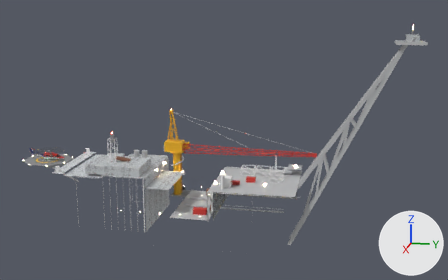
The glTF model web/public/control/cctv.glb as it was, and as the next commit left it.
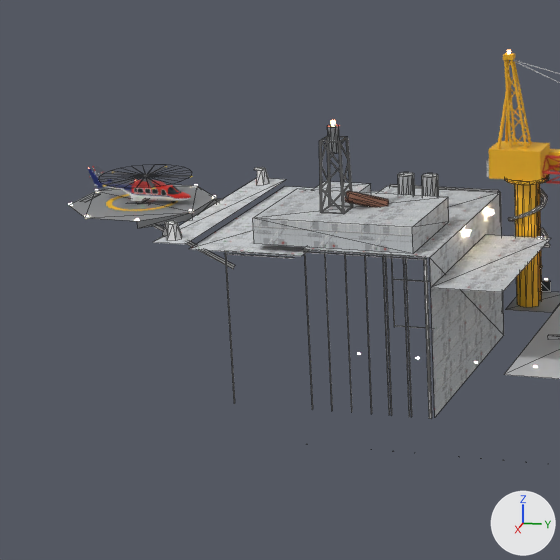
Each version appears first whole from a 50 mm camera at (278.2, 109.8, 84.8) aimed at (11.2, 56.4, 18.0), and next in a close-up on the part from 0% to 42% of the width and 33% to 100% of the height. Every picture has the same lights, and +X, +Y and +Z are marked at lower right. The last two pictures show the newer version. The close-ups show mesh edges as thin lines. Where no turn or scale is listed for an object, it has been applied to the vertices. Vertices at exactly the same position are counted once.

The older version as bpy lines, for what is in view:
```python
ob_platform_platglass = bpy.data.objects.new('Platform_PlatGlass', me_platform_platglass)
ob_platform_platglass.location = (0.0, 0.0, 0.0)
ob_platform_plathelideck = bpy.data.objects.new('Platform_PlatHelideck', me_platform_plathelideck)
ob_platform_plathelideck.location = (0.0, 0.0, 0.0)
ob_platform_platorange = bpy.data.objects.new('Platform_PlatOrange', me_platform_platorange)
ob_platform_platorange.location = (0.0, 0.0, 0.0)
ob_platform_platquarters = bpy.data.objects.new('Platform_PlatQuarters', me_platform_platquarters)
ob_platform_platquarters.location = (0.0, 0.0, 0.0)
ob_platform_platsteel = bpy.data.objects.new('Platform_PlatSteel', me_platform_platsteel)
ob_platform_platsteel.location = (0.0, 0.0, 0.0)
ob_platform_platwhite = bpy.data.objects.new('Platform_PlatWhite', me_platform_platwhite)
ob_platform_platwhite.location = (0.0, 0.0, 0.0)
# me_platform_platquarters
# before: 4 (-6.1, -12.6, 4.3) at pixel (286, 179), 5 (32.4, -12.6, 4.3) at pixel (185, 244), 6 (-6.1, -17.9, 4.3) at pixel (256, 177), 7 (32.4, -17.9, 4.3) at pixel (152, 242)
# also in view: 'CraneSlew' at (-0.6, 61.5, 18.6); 'Platform_PlatModule' at (12.0, 66.9, 22.3); 'HeliMainDisc' at (13.1, -28.3, 9.1); 'HeliBody' at (13.1, -29.6, 7.6); 'Platform_PlatDark' at (8.9, 48.0, 27.8)
```
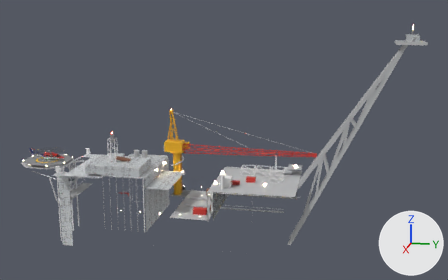
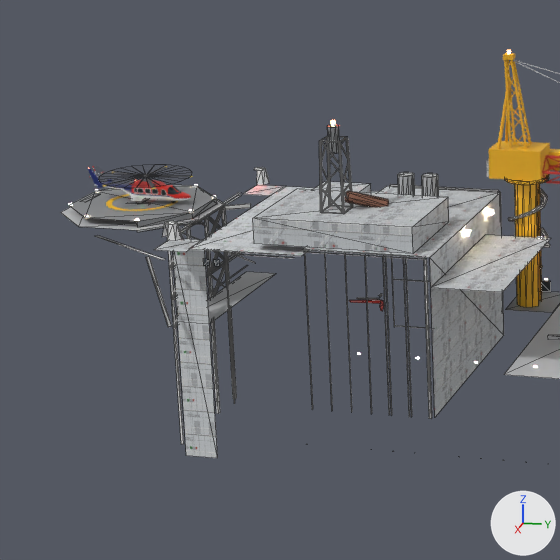
Boxes [x1, y1, x2, y2] around the edits, measured in the close-ups (560 x 560 px; the box of a moved part takes in the faces that stretch with it):
'Platform_PlatQuarters', reshaped (247% taller)
    before: [154, 178, 379, 256]
    after: [154, 185, 379, 458]
'Platform_PlatWhite', reshaped (7% wider, 9% taller)
    before: [126, 136, 550, 419]
    after: [95, 136, 550, 444]
'Platform_PlatSteel', reshaped
    before: [216, 172, 560, 463]
    after: [61, 172, 560, 463]
'Platform_PlatGlass', reshaped
    before: [542, 280, 551, 292]
    after: [203, 258, 551, 292]
'Platform_PlatOrange', reshaped (not visible before)
    after: [349, 300, 384, 311]
part 1 of me_platform_platglass, added
    after: [203, 258, 220, 267]
part 3 of me_platform_platquarters, built on
    before: [154, 178, 286, 244]
    after: [154, 185, 285, 458]
part 4 of me_platform_platsteel, added
    after: [61, 199, 275, 324]
part 5 of me_platform_platwhite, moved or reshaped
    before: [153, 225, 235, 269]
    after: [199, 221, 205, 226]
part 6 of me_platform_platwhite, added
    after: [95, 193, 379, 444]

Patch to the scene script:
```diff
--- a/web/public/control/cctv.glb.py
+++ b/web/public/control/cctv.glb.py
@@ me_platform_platglass @@
 # verts and faces of me_platform_platglass; kept vertices keep their numbers, new ones are numbered from 4
-me_platform_platglass.from_pydata(...)  # 4 vertices, 2 faces; spans x -6.0, y 31.4..33.4, z -12.7..-10.7
+me_platform_platglass.from_pydata(...)  # 12 vertices, 6 faces; spans x -6.0..31.7, y -10.2..33.4, z -12.7..2.07
+# me_platform_platglass part 1
+verts[4] = (31.7, -8.6, 0.87)  # pixel (213, 266)
+verts[5] = (31.7, -8.6, 2.07)  # pixel (213, 258)
+verts[6] = (31.7, -10.2, 0.87)  # pixel (203, 265)
+verts[7] = (31.7, -10.2, 2.07)  # pixel (203, 258)
+for new, old in zip([*range(8, 12)], [*range(4, 8)]): verts[new] = verts[old] + (0.0, 1.0, 0.0)
+faces += [(4, 9, 5), (4, 8, 9), (6, 11, 7), (6, 10, 11)]
 me_platform_platglass.materials.append(mat_platglass)
@@ me_platform_platorange @@
-me_platform_platorange.from_pydata(...)  # 23 vertices, 20 faces; spans x 13.8..26.3, y 45.4..71.4, z -12.7..2.4
+me_platform_platorange.from_pydata(...)  # 34 vertices, 30 faces; spans x -10.3..26.3, y -3.6..71.4, z -19.2..2.4
+# me_platform_platorange part 2
+# 11 vertices are added at x -10.3..-8.3, y -3.6..2.4, z -19.2..-17.2
+# 10 new faces join them
 me_platform_platorange.materials.append(mat_platorange)
@@ me_platform_platquarters @@
 # verts and faces of me_platform_platquarters; kept vertices keep their numbers, new ones are numbered from 8
-me_platform_platquarters.from_pydata(...)  # 8 vertices, 4 faces; spans x -6.1..32.4, y -17.9..5.4, z 3.3..4.3
+me_platform_platquarters.from_pydata(...)  # 14 vertices, 8 faces; spans x -6.1..32.4, y -17.9..5.4, z -32.7..3.3
+# me_platform_platquarters part 3
+delete_vertices([5, 7])  # with the faces that use them
+verts[4] = (-6.1, -12.6, 3.1)  # moved, pixel (286, 186)
+verts[6] = (-6.1, -17.9, 3.1)  # moved, pixel (257, 184)
+verts[8] = (0.1, -17.9, 3.1)  # pixel (242, 194)
+verts[9] = (26.1, -17.9, -32.7)  # pixel (186, 455)
+verts[10] = (26.1, -17.9, 3.1)
+verts[11] = (32.4, -17.9, 3.1)  # pixel (153, 250)
+for new, old in zip([*range(12, 16)], [*range(8, 12)]): verts[new] = verts[old] + (0.0, 5.3, 0.0)
+faces += [(4, 6, 8), (4, 8, 12), (9, 10, 13), (10, 14, 13), (10, 11, 14), (11, 15, 14)]
 me_platform_platquarters.materials.append(mat_platquarters)
@@ me_platform_platsteel @@
-me_platform_platsteel.from_pydata(...)  # 336 vertices, 236 faces; spans x -6.0..35.0, y -34.0..140.0, z -28.0..63.0
+me_platform_platsteel.from_pydata(...)  # 347 vertices, 248 faces; spans x -6.0..35.0, y -41.0..140.0, z -28.0..63.0
+# me_platform_platsteel part 4: 11 vertices added at x 0.0..26.0, y -41.0..-13.0, z -10.0..4.0
 me_platform_platsteel.materials.append(mat_platsteel)
@@ me_platform_platwhite @@
-me_platform_platwhite.from_pydata(...)  # 1186 vertices, 912 faces; spans x -8.1..32.8, y -39.1..90.4, z -28.2..19.4
+me_platform_platwhite.from_pydata(...)  # 1386 vertices, 1022 faces; spans x -9.8..32.8, y -34.4..90.4, z -30.7..19.4
+# me_platform_platwhite part 5: the loose piece of 6 vertices spanning x 4.7..7.9, y -39.1..-17.7, z -8.6..3.6 is multiplied about its middle by the matrix ((0.186, 0.205, -0.099), (-0.227, 0.158, -0.099), (-0.016, 0.139, 0.259)), then moved by (0.8, 5.3, 2.8)
+# me_platform_platwhite part 6: 194 vertices added at x -9.8..29.5, y -34.4..1.8, z -30.7..3.9
+# other edits to the shape of me_platform_platwhite do not show in these pictures
 me_platform_platwhite.materials.append(mat_platwhite)
```
